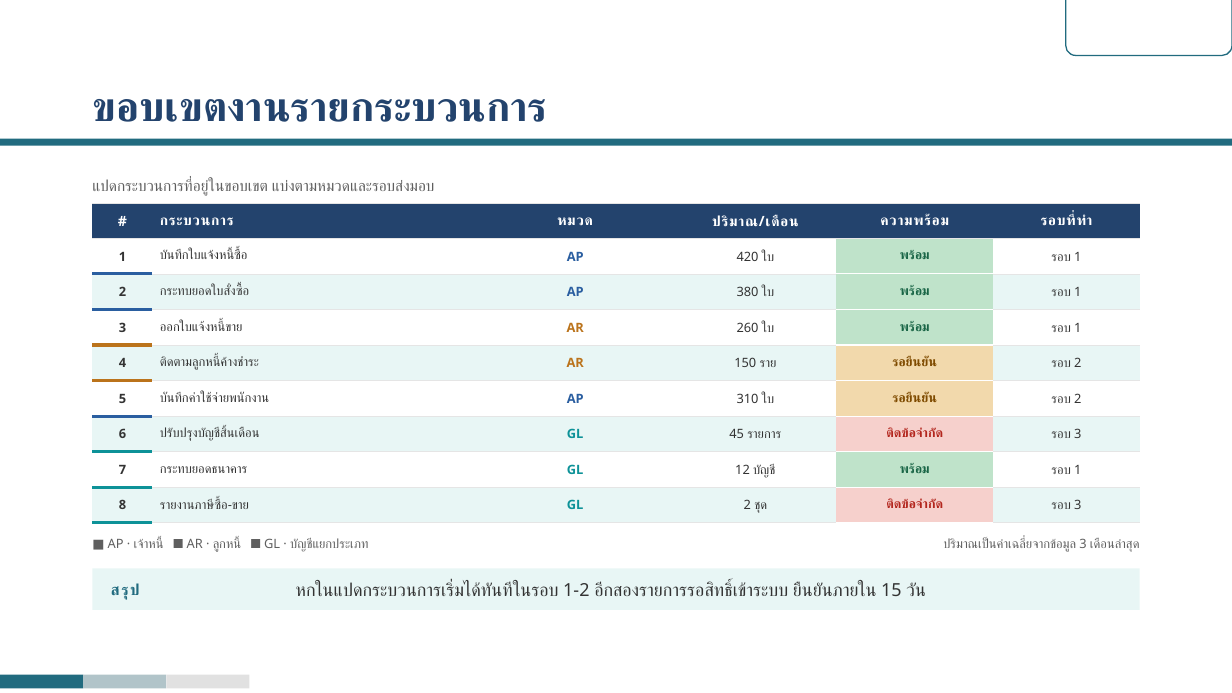
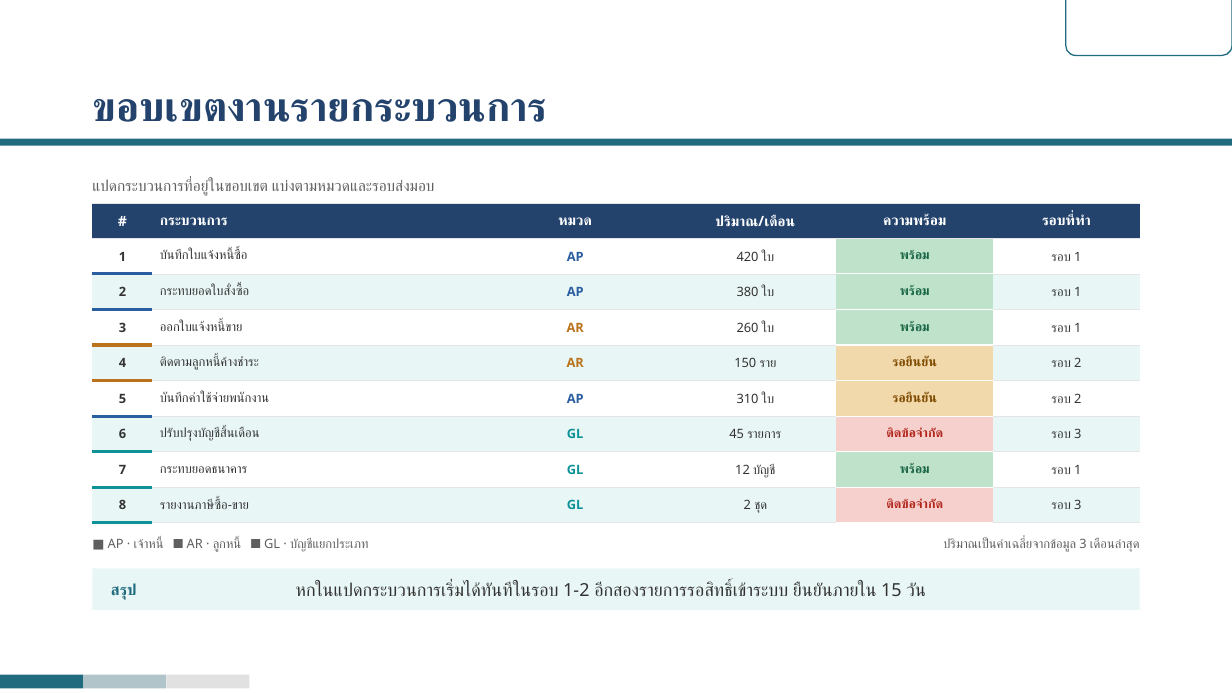
Before and after one commit to rofthanakrit-maker/nct-design-system, a slide deck: slide 13 of NCT-Slide-Template-Corp-Demo.pptx. Drawn at 1232x693 pixels with LibreOffice and Linux fonts; fonts in the diff are those of the drawing; background and template pictures are left out. Boxes give left, top, right and bottom in pixels: in the first picture for what was removed or moved away, otherwise in the second. Text is boxed around its words. In the diff, an @@ line names an element or a change of style, - is before the commit and + after.

```diff
--- a/NCT-Slide-Template-Corp-Demo.pptx
+++ b/NCT-Slide-Template-Corp-Demo.pptx
@@ table at bbox=[92, 203, 1140, 523] @@
@@ letter spacing 0.6 to 0 pt in "#", "กระบวนการ", "หมวด", "ปริมาณ/เดือน" and 2 more places @@
@@ text "สรุป" at bbox=[111, 583, 137, 599]: letter spacing 1.2 to 0 pt @@
```
Also in this commit, not shown: 18 other slides changed, 48 other files.
